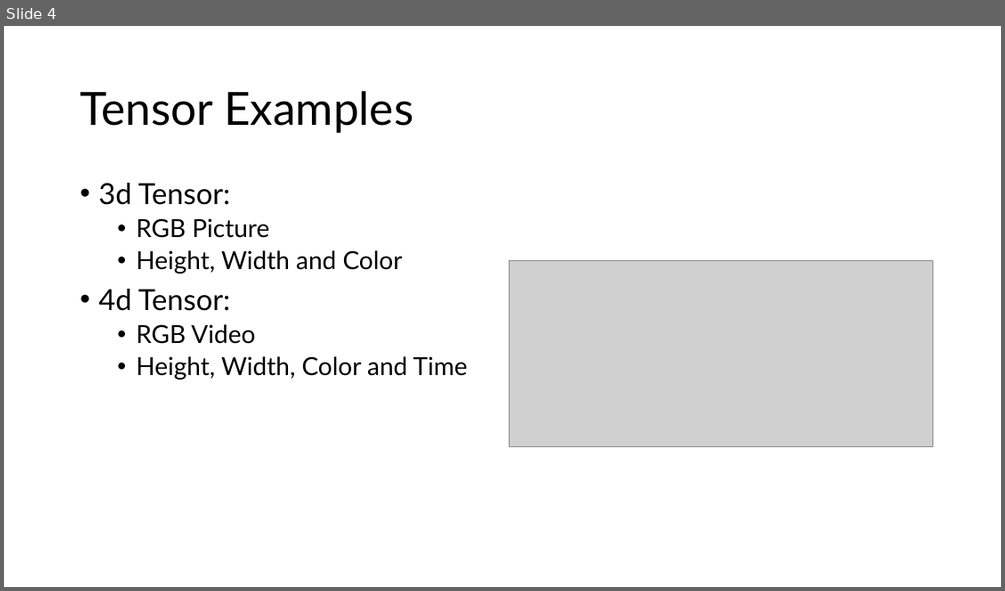
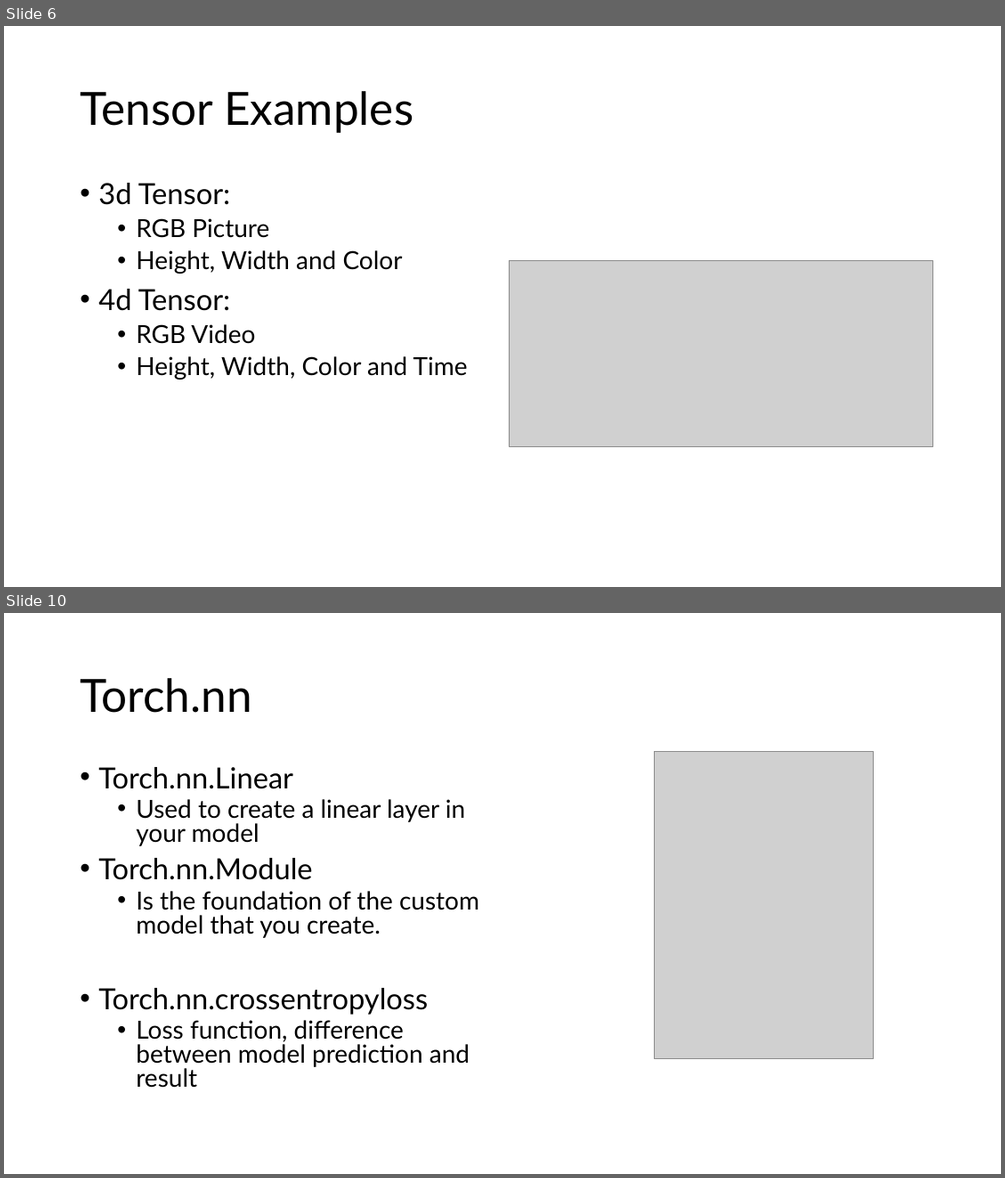
Before and after one commit to Parker2025/Pytorch, a slide deck: Introduction to Pytorch.pptx. Shown one above the other, each under a label of ours: slide 4 before the commit, slides 6 and 10 after it; the slides between them are not shown. The pictures are 1005x591 and 1005x1178 pixels, drawn with LibreOffice and Linux fonts; fonts in the diff are those of the drawing; grey boxes stand for pictures. Boxes give left, top, right and bottom in pixels: in the first picture for what was removed or moved away, otherwise in the second. Text is boxed around its words. In the diff, an @@ line names an element or a change of style, - is before the commit and + after.

```diff
--- a/Introduction to Pytorch.pptx
+++ b/Introduction to Pytorch.pptx
@@ slide 10 added at [4, 613, 1001, 1174], background #FFFFFF @@
@@ title added at [80, 678, 251, 713], 44 pt, text #000000 @@
+Torch.nn
@@ text added at [98, 767, 479, 1087], 24 pt, text #000000 @@
+• Torch.nn.Linear
+  • Used to create a linear layer in your model
+• Torch.nn.Module
+  • Is the foundation of the custom model that you create.
+• Torch.nn.crossentropyloss
+  • Loss function, difference between model prediction and result
@@ picture added at [655, 751, 874, 1059] @@
@@ what was slide 4 is now slide 6 @@
```
Also in this commit, not shown: 5 slides changed, 7 other slides added, 1 slide removed, 7 other files.
